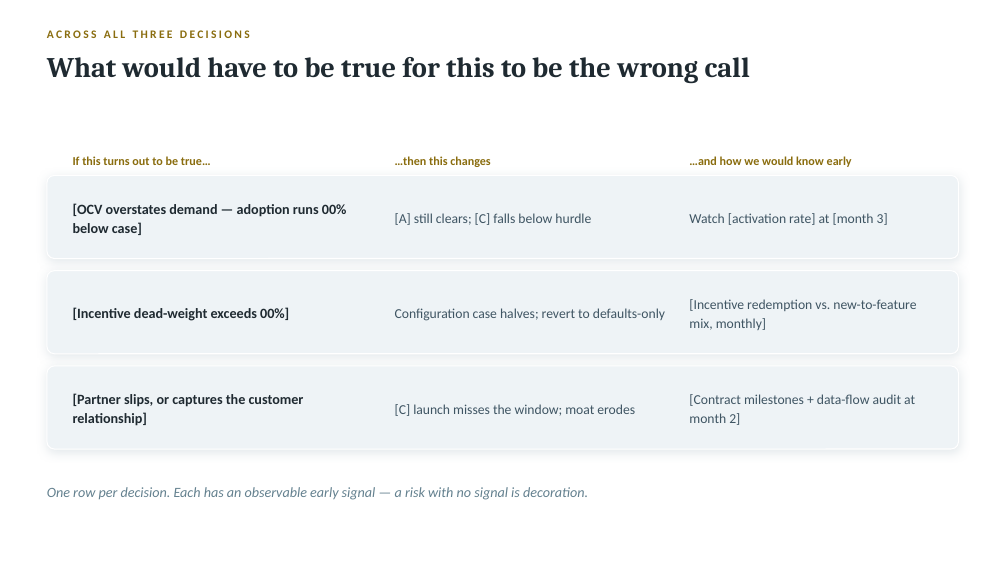
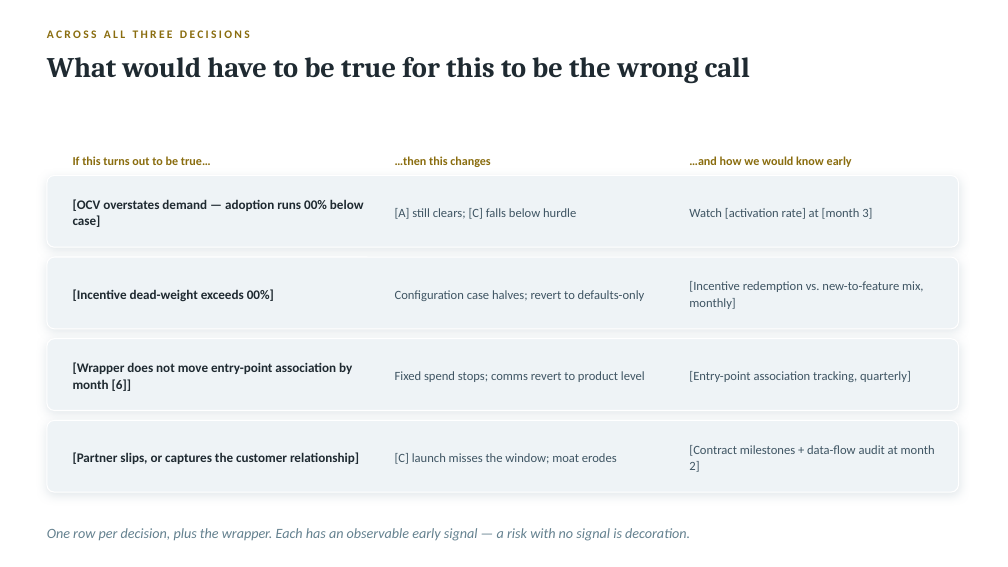
Before and after one commit to tmth-studio/methods, a slide deck: slide 19 of proposition-launch-deck/segment-proposition-template.pptx (slide 18 before the commit). Drawn at 1008x567 pixels with LibreOffice and Linux fonts; fonts in the diff are those of the drawing. Boxes give left, top, right and bottom in pixels: in the first picture for what was removed or moved away, otherwise in the second. Text is boxed around its words. In the diff, an @@ line names an element or a change of style, - is before the commit and + after.

Commit message:
Segment variant: marketing wrapper + method appendix (25 slides)
- Wrapper slide in section 02: proposition-level configuration layer.
  Mental availability at category entry points; fixed cost amortised
  across features (reach test, not the incentive dead-weight test);
  the multiplier rule (cannot rescue demand-gate failures)
- Sensitivity slide gains the wrapper row (4 rows, compressed geometry)
- Appendix: contents + 4 method pages (OCV per the OCV standard,
  lever sizing with the two-part test, wrapper case, route pricing) -
  each with inputs, 5 steps, and a run-it-with-Copilot bar
- QA: new/changed pages visually verified

```diff
--- a/proposition-launch-deck/segment-proposition-template.pptx
+++ b/proposition-launch-deck/segment-proposition-template.pptx
@@ rounded rectangle: place and size @@
-rounded rectangle at [47,175,959,259]
+rounded rectangle at [47,175,959,247]
@@ rounded rectangle: place and size @@
-rounded rectangle at [47,271,959,354]
+rounded rectangle at [47,257,959,329]
@@ text "[Incentive dead-weight exceeds 00%]": place and size @@
-text "[Incentive dead-weight exceeds 00%]" at [73,307,289,321]
+text "[Incentive dead-weight exceeds 00%]" at [73,289,274,301]
@@ text "Configuration case halves; revert to ...": place and size @@
-text "Configuration case halves; revert to ..." at [395,308,665,321]
+text "Configuration case halves; revert to ..." at [395,290,645,301]
@@ text "[Incentive redemption vs. new-to-feature mix, ...": place and size @@
-text "[Incentive redemption vs. new-to-feature mix, ..." at [689,299,916,330]
+text "[Incentive redemption vs. new-to-feature mix, ..." at [689,281,924,309]
@@ proportions changed in 3 elements at [47,175,959,247], [47,257,959,329], [47,339,959,411] @@
@@ rounded rectangle: place and size @@
-rounded rectangle at [47,366,959,449]
+rounded rectangle at [47,339,959,411]
@@ text added at [73,362,352,391], 12.5 pt, text #1F2A31, bold @@
+[Wrapper does not move entry-point association by month [6]]
@@ text added at [395,371,645,382], 12 pt, text #3F5563 @@
+Fixed spend stops; comms revert to product level
@@ text added at [689,371,911,382], 12 pt, text #3F5563 @@
+[Entry-point association tracking, quarterly]
@@ rounded rectangle added at [47,420,959,492], fill #EEF3F6, outline #FFFFFF 1 pt @@
@@ size 13.5 to 12.5 pt; line spacing 18pt to 16pt in 3 elements at [73,199,364,227], [73,289,274,301], [73,452,359,464] @@
@@ text "[Partner slips, or captures the ...": place and size @@
-text "[Partner slips, or captures the ..." at [73,393,304,426]
+text "[Partner slips, or captures the ..." at [73,452,359,464]
@@ text "[C] launch misses the window; ...": place and size @@
-text "[C] launch misses the window; ..." at [395,404,635,416]
+text "[C] launch misses the window; ..." at [395,453,617,464]
@@ size 13 to 12 pt; line spacing 18pt to 16pt in 6 elements at [395,208,576,219], [689,208,872,219], [395,290,645,301], [689,281,924,309], [395,453,617,464], [689,445,935,472] @@
@@ text "[Contract milestones + data-flow audit ...": place and size @@
-text "[Contract milestones + data-flow audit ..." at [689,394,915,425]
+text "[Contract milestones + data-flow audit ..." at [689,445,935,472]
@@ text at [47,528,690,541]: text changed @@
-One row per decision. Each has an observable early signal — a risk with no signal is decoration.
+One row per decision, plus the wrapper. Each has an observable early signal — a risk with no signal is decoration.
```
Also in this commit, not shown: 2 other slides changed, 5 slides added, 1 other file.
